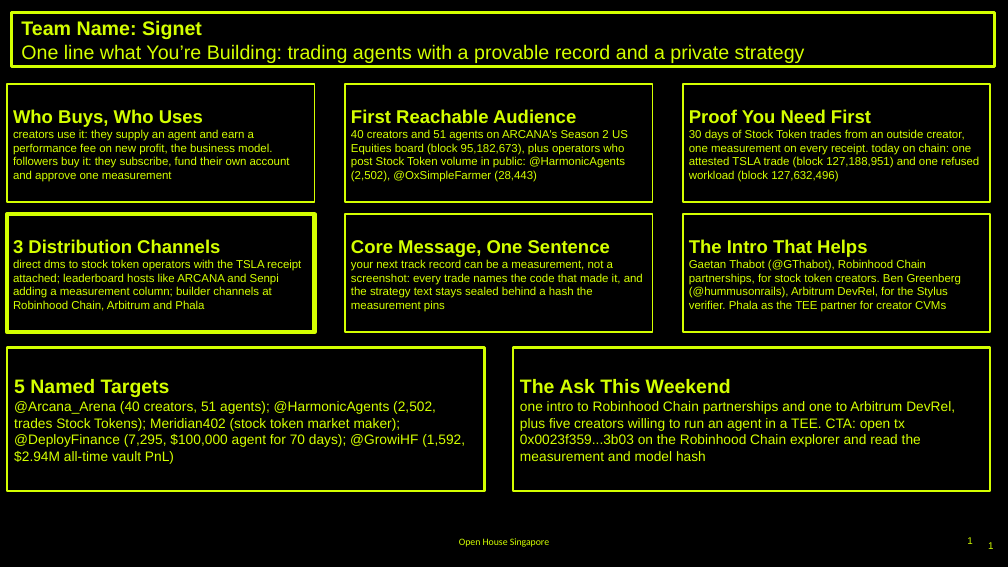
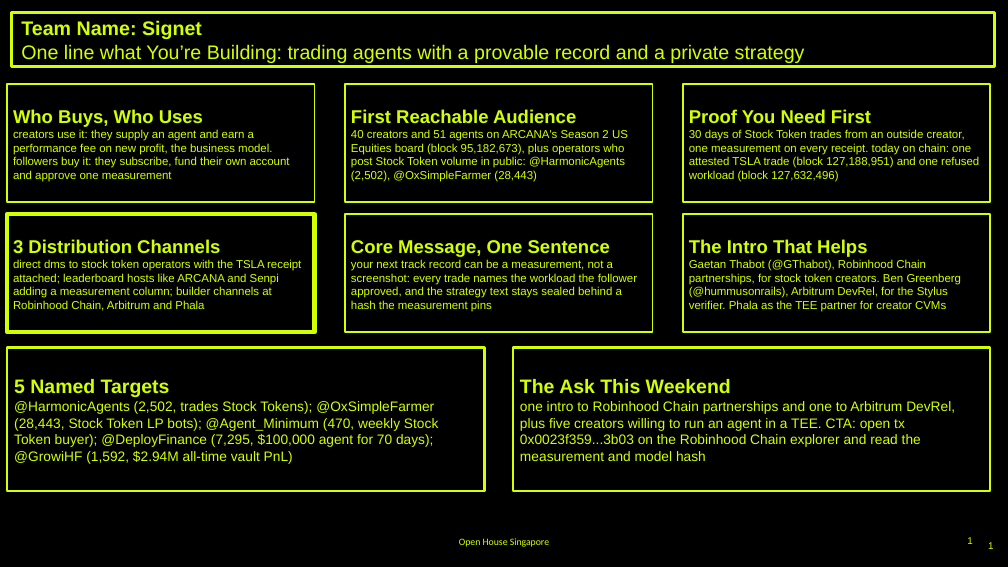
Before and after one commit to aarav1656/signet, a slide deck: slide 1 of deck/canvas/Signet-GTM-Canvas.pptx. Drawn at 1008x567 pixels with LibreOffice and Linux fonts; fonts in the diff are those of the drawing; background and template pictures are left out. Boxes give left, top, right and bottom in pixels: in the first picture for what was removed or moved away, otherwise in the second. Text is boxed around its words. In the diff, an @@ line names an element or a change of style, - is before the commit and + after.

Commit message:
Canvases: one persona and one-sentence wedge, no campaign quote, ARCANA as channel not user, gas figures from cast receipt, Automata as prior art; README and submission name what a receipt proves

```diff
--- a/deck/canvas/Signet-GTM-Canvas.pptx
+++ b/deck/canvas/Signet-GTM-Canvas.pptx
@@ text in rectangle at box(351, 259, 637, 312): text changed @@
-your next track record can be a measurement, not a screenshot: every trade names the code that made it, and the strategy text stays sealed behind a hash the measurement pins
+your next track record can be a measurement, not a screenshot: every trade names the workload the follower approved, and the strategy text stays sealed behind a hash the measurement pins
@@ text in rectangle at box(14, 401, 438, 464): text changed @@
-@Arcana_Arena (40 creators, 51 agents); @HarmonicAgents (2,502, trades Stock Tokens); Meridian402 (stock token market maker); @DeployFinance (7,295, $100,000 agent for 70 days); @GrowiHF (1,592, $2.94M all-time vault PnL)
+@HarmonicAgents (2,502, trades Stock Tokens); @OxSimpleFarmer (28,443, Stock Token LP bots); @Agent_Minimum (470, weekly Stock Token buyer); @DeployFinance (7,295, $100,000 agent for 70 days); @GrowiHF (1,592, $2.94M all-time vault PnL)
```
Also in this commit, not shown: 9 other files.
